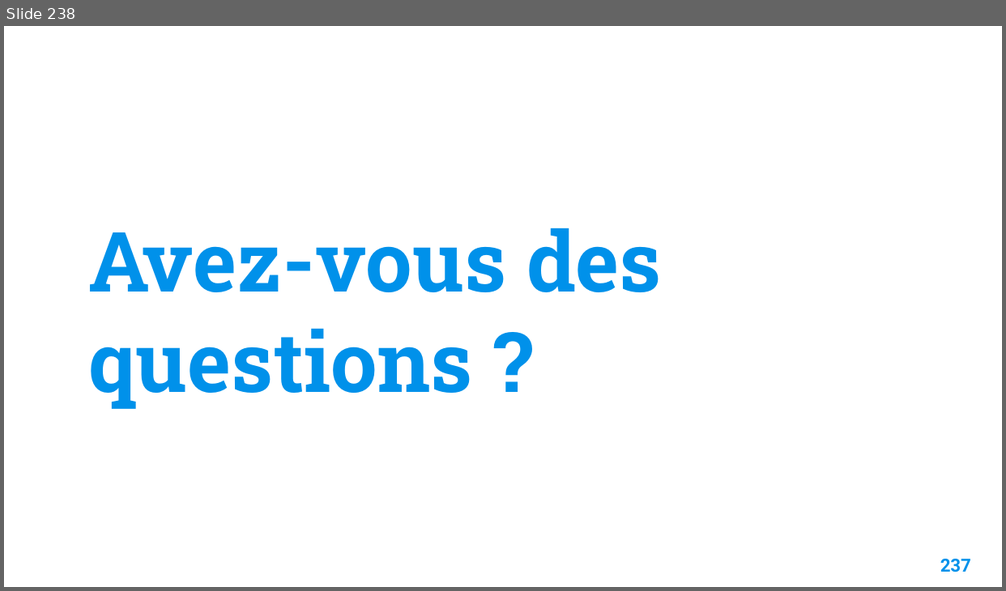
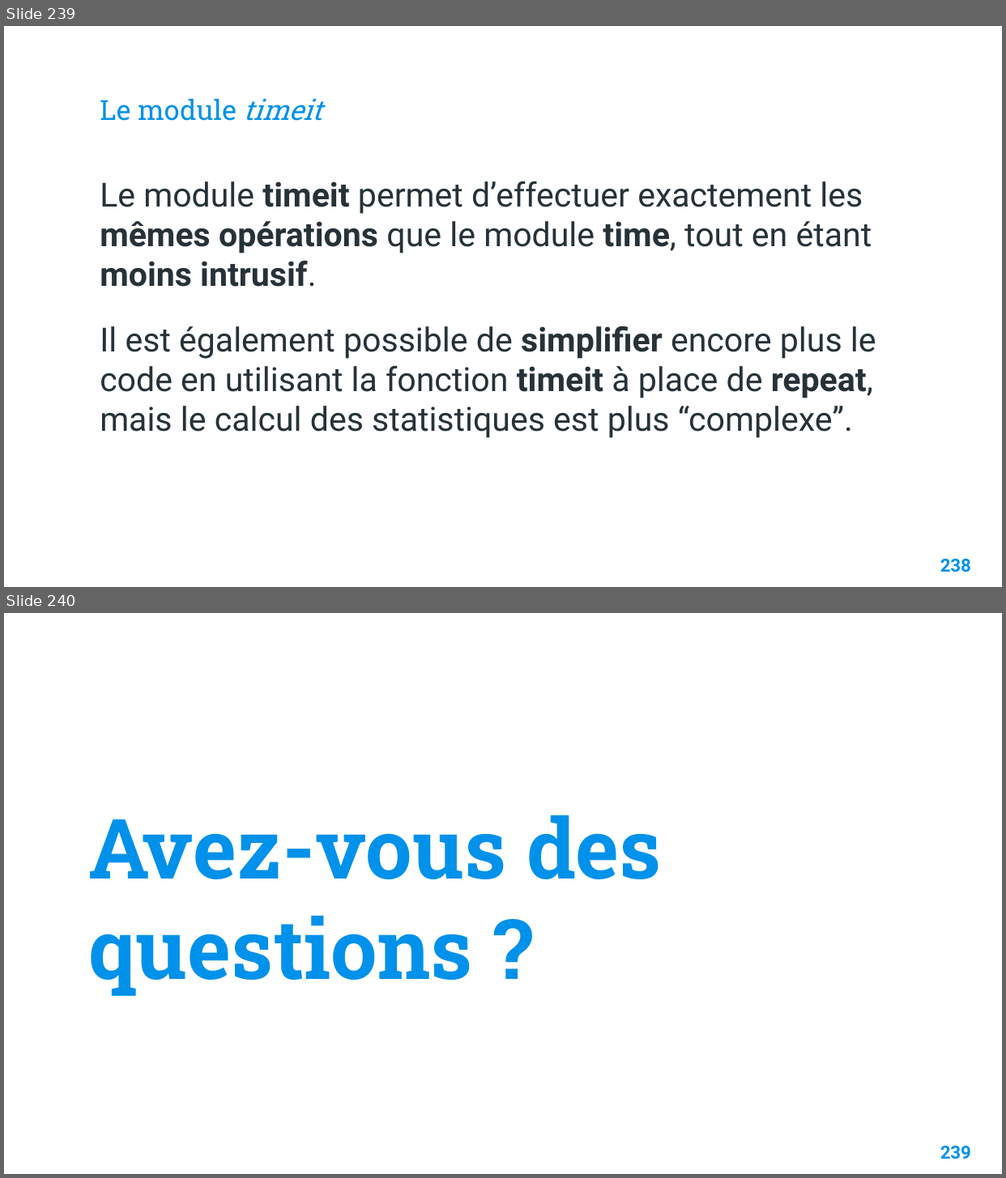
Before and after one commit to Fully-san/PythonSoftwareDevelopment, a slide deck: Supports/Python Software Development.pptx. Shown one above the other, each under a label of ours: slide 238 before the commit, slides 239 and 240 after it. The pictures are 1006x591 and 1006x1178 pixels, drawn with LibreOffice and Linux fonts; fonts in the diff are those of the drawing; background and template pictures are left out. Boxes give left, top, right and bottom in pixels: in the first picture for what was removed or moved away, otherwise in the second. Text is boxed around its words. In the diff, an @@ line names an element or a change of style, - is before the commit and + after.

```diff
--- a/Supports/Python Software Development.pptx
+++ b/Supports/Python Software Development.pptx
@@ slide 239 added at <box>4,26,1002,587</box>, background picture (left out) @@
@@ title added at <box>100,99,322,121</box>, 20 pt, text #0091EA @@
+Le module timeit
@@ text added at <box>100,181,876,438</box>, 24 pt, text #263238 @@
+Le module timeit permet d’effectuer exactement les mêmes opérations que le module time, tout en étant moins intrusif.
+Il est également possible de simplifier encore plus le code en utilisant la fonction timeit à place de repeat, mais le calcul des statistiques est plus “complexe”.
@@ page number added at <box>940,559,971,573</box>, 13 pt, text #0091EA, bold @@
+238
@@ what was slide 238 is now slide 240 @@
@@ page number at <box>940,1146,971,1160</box>: text changed @@
-237
+239
```
Also in this commit, not shown: 6 slides changed, 18 other slides added, 4 other files.
